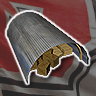
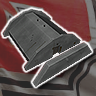
Layers edited between the first and the second 96px x 96px image:
added layer "Storage Bunker" above "Storage" over [3, 9, 92, 87]
hid "Storage" over [7, 12, 89, 84]
